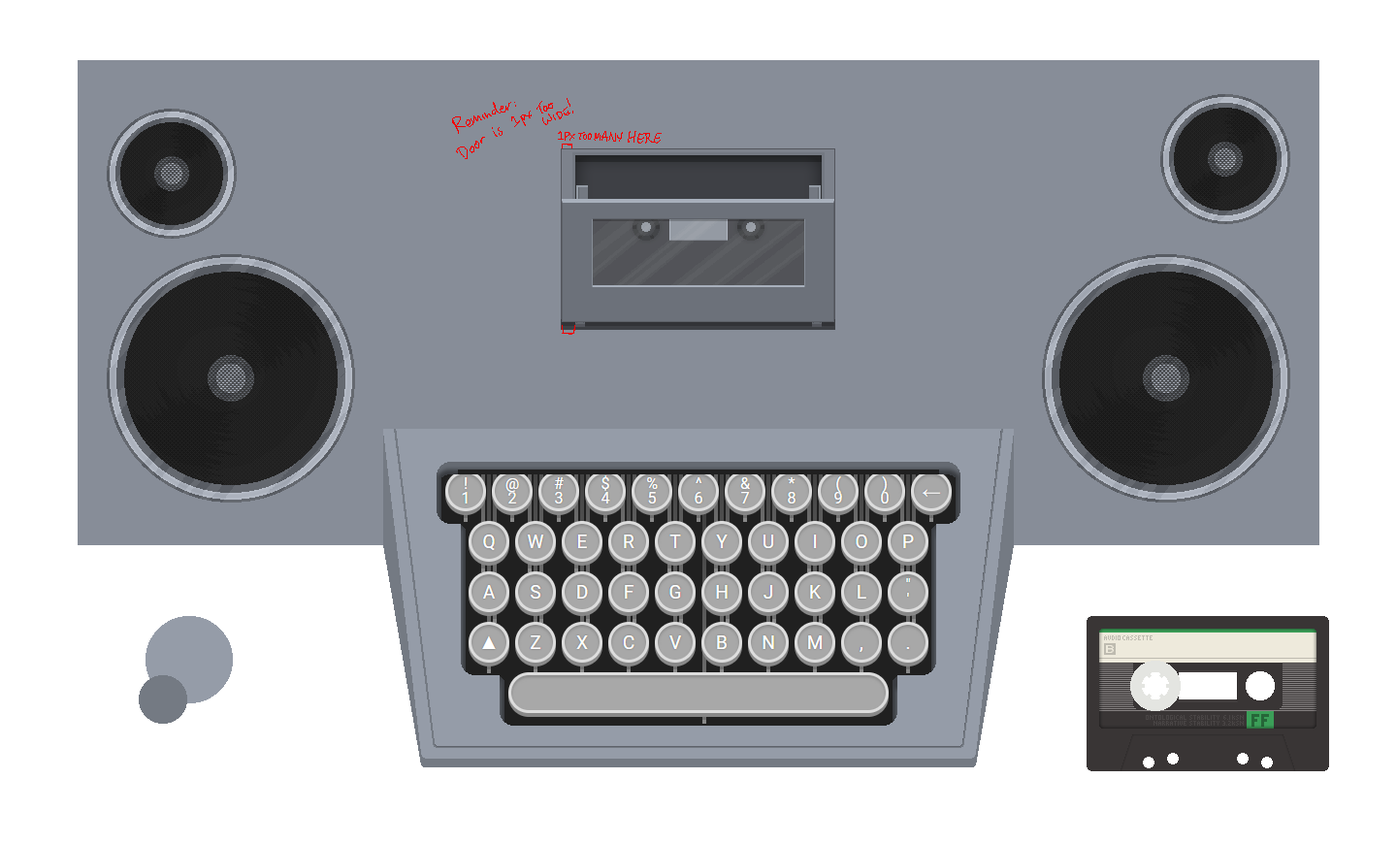
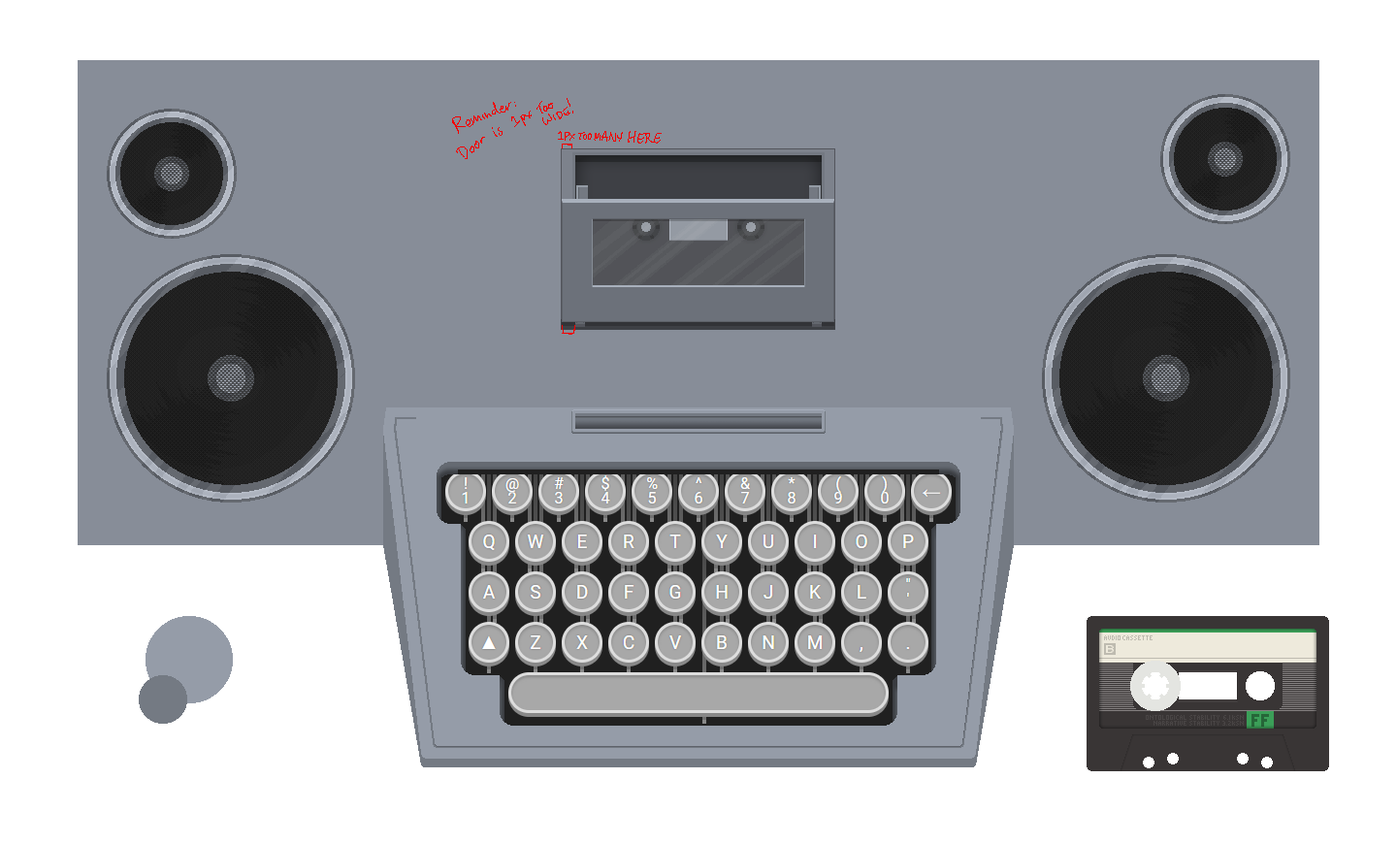
The second (1397, 844) image is a revision of the first. Changes to its layers:
added group "front upper" with 9 layers above "front board" over (383, 407, 1014, 434)
added group "front" with 2 layers in group "front upper" over (571, 409, 826, 434)
added layer "Layer 41" in group "front" over (575, 421, 822, 429)
added layer "Layer 39" in group "front" over (571, 409, 826, 434)
added group "rear" with 4 layers in group "front upper" over (383, 407, 1014, 429)
added layer "rear edge" in group "rear" over (567, 409, 828, 414)
added layer "gradient" in group "rear" over (575, 417, 822, 429)
added layer "inner bevel" in group "rear" over (575, 413, 822, 429)
added layer "Layer 42" in group "rear" over (383, 407, 1014, 429)
